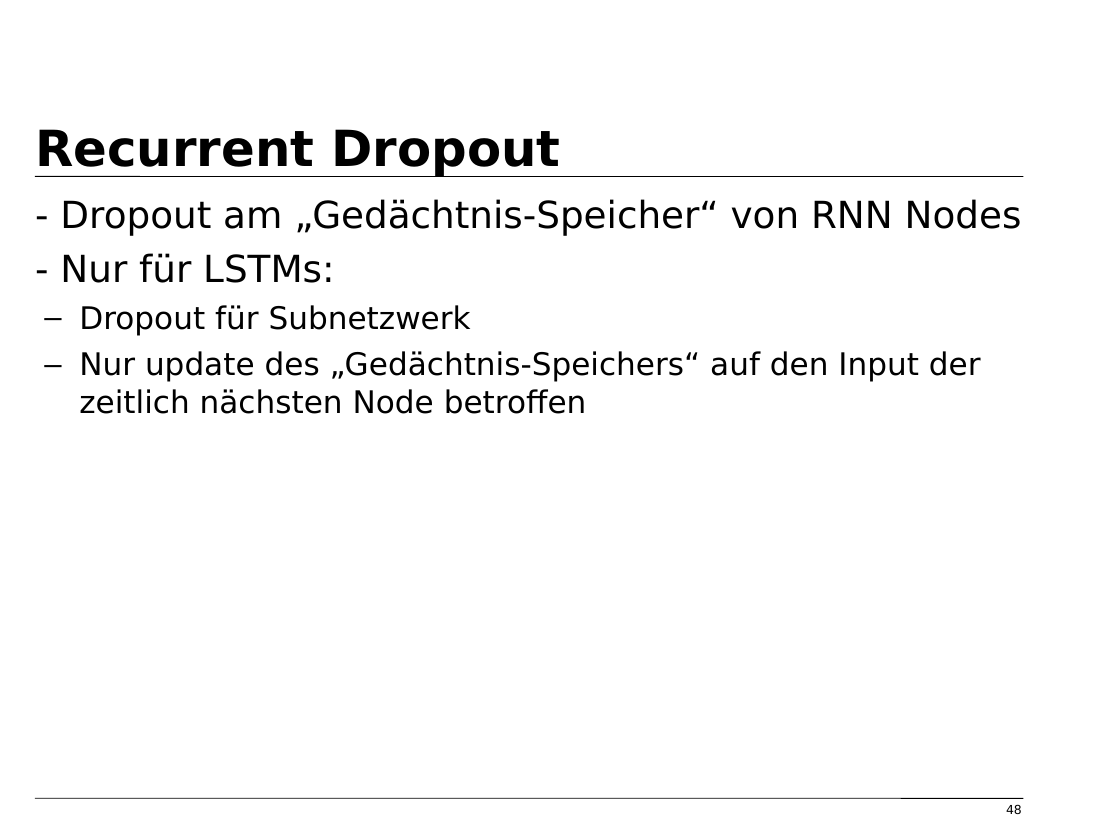
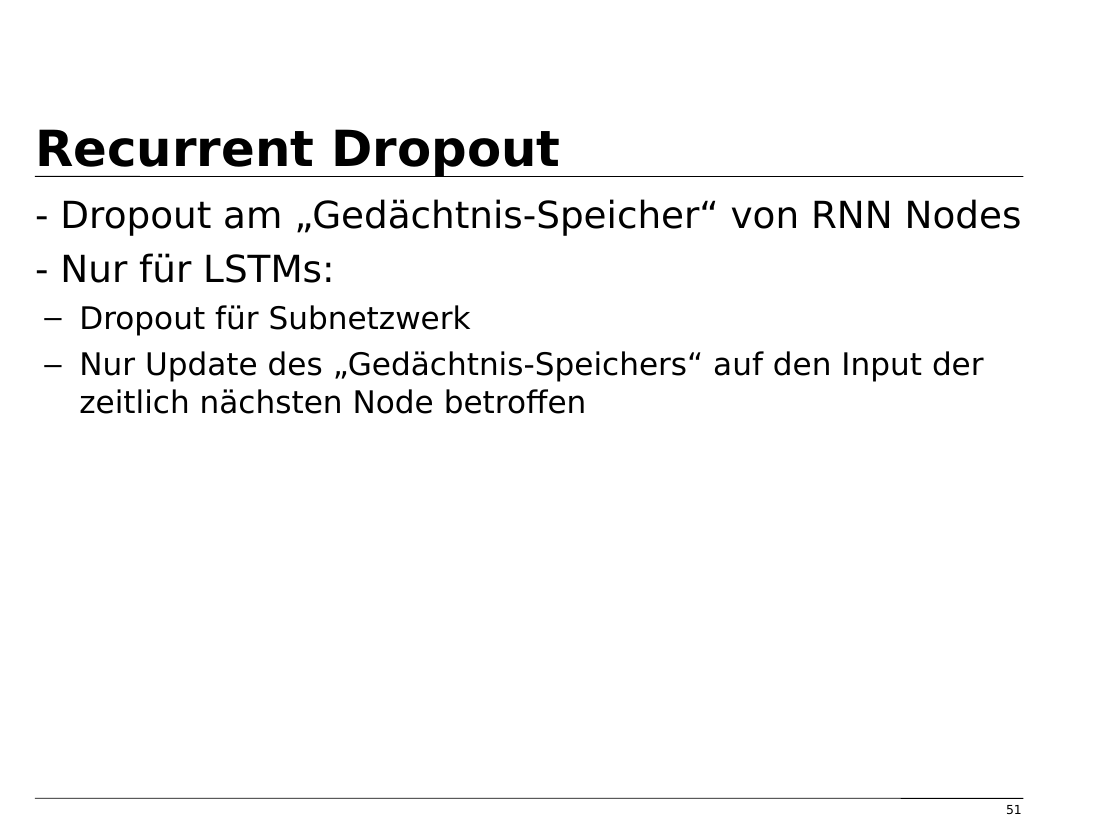
Before and after one commit to tfassbender/deep_learning_team_rnn, a slide deck: slide 51 of vorlesung/vorlesung_rnn_tobias_marvin.odp (slide 48 before the commit). Drawn at 1120x840 pixels with LibreOffice and Linux fonts; fonts in the diff are those of the drawing; background and template pictures are left out. Boxes give left, top, right and bottom in pixels: in the first picture for what was removed or moved away, otherwise in the second. Text is boxed around its words. In the diff, an @@ line names an element or a change of style, - is before the commit and + after.

```diff
--- a/vorlesung/vorlesung_rnn_tobias_marvin.odp
+++ b/vorlesung/vorlesung_rnn_tobias_marvin.odp
@@ text at box(79, 351, 984, 414): text changed @@
-  – Nur update des „Gedächtnis-Speichers“ auf den Input der zeitlich nächsten Node betroffen
+  – Nur Update des „Gedächtnis-Speichers“ auf den Input der zeitlich nächsten Node betroffen
@@ page number at box(1006, 805, 1022, 814): text changed @@
-48
+51
```
Also in this commit, not shown: 6 other slides changed, 6 slides added, 1 slide removed, 3 other files.
